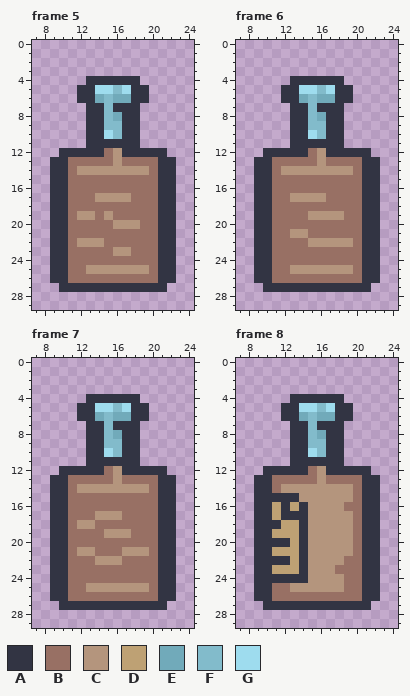
File history of a pixel-art file, assets/rum.aseprite. That is the earlier state.
32x32 pixels, 10 frames. Shown: frame 5: x 7..24, y 0..29; frame 6: x 7..24, y 0..29; frame 7: x 7..24, y 0..29; frame 8: x 7..24, y 0..29. The commit also changed other frames, which this record leaves out.
Palette (. is transparent): A #323443  B #987064  C #b4957d  D #bea174  E #71aaba  F #82bbcb  G #9edcee
Pixels before, frame 5, first column x 9:
 4 ....AAAAAA....
 5 ...AAGGFGAA...
 6 ...AAEFEEAA...
 7 ....AAFAAA....
 8 ....AAFEAA....
 9 ....AAFFAA....
10 ....AAGFAA....
11 ....AAAAAA....
12 .AAAAABCAAAAA.
13 AABBBBBCBBBBAA
14 AABCCCCCCCCBAA
15 AABBBBBBBBBBAA
16 AABBBBBBBBBBAA
17 AABBBCCCCBBBAA
18 AABBBBBBBBBBAA
19 AABCCBCBBBBBAA
20 AABBBBBCCCBBAA
21 AABBBBBBBBBBAA
22 AABCCCBBBBBBAA
23 AABBBBBCCBBBAA
24 AABBBBBBBBBBAA
25 AABBCCCCCCCBAA
26 AABBBBBBBBBBAA
27 .AAAAAAAAAAAA.
Pixels before, frame 6, first column x 9:
 4 ....AAAAAA....
 5 ...AAGGFGAA...
 6 ...AAEFEEAA...
 7 ....AAFAAA....
 8 ....AAFEAA....
 9 ....AAFFAA....
10 ....AAGFAA....
11 ....AAAAAA....
12 .AAAAABCAAAAA.
13 AABBBBBCBBBBAA
14 AABCCCCCCCCBAA
15 AABBBBBBBBBBAA
16 AABBBBBBBBBBAA
17 AABBCCCCBBBBAA
18 AABBBBBBBBBBAA
19 AABBBBCCCCBBAA
20 AABBBBBBBBBBAA
21 AABBCCBBBBBBAA
22 AABBBBCCCCCBAA
23 AABBBBBBBBBBAA
24 AABBBBBBBBBBAA
25 AABBCCCCCCCBAA
26 AABBBBBBBBBBAA
27 .AAAAAAAAAAAA.
Pixels before, frame 7, first column x 9:
 4 ....AAAAAA....
 5 ...AAGGFGAA...
 6 ...AAEFEEAA...
 7 ....AAFAAA....
 8 ....AAFEAA....
 9 ....AAFFAA....
10 ....AAGFAA....
11 ....AAAAAA....
12 .AAAAABCAAAAA.
13 AABBBBBCBBBBAA
14 AABCCCCCCCCBAA
15 AABBBBBBBBBBAA
16 AABBBBBBBBBBAA
17 AABBBCCCBBBBAA
18 AABCCBBBBBBBAA
19 AABBBBCCCBBBAA
20 AABBBBBBBBBBAA
21 AABCCBBBCCCBAA
22 AABBBCCCBBBBAA
23 AABBBBBBBBBBAA
24 AABBBBBBBBBBAA
25 AABBCCCCCCCBAA
26 AABBBBBBBBBBAA
27 .AAAAAAAAAAAA.
Pixels before, frame 8, first column x 9:
 4 ....AAAAAA....
 5 ...AAGGFGAA...
 6 ...AAEFEEAA...
 7 ....AAFAAA....
 8 ....AAFEAA....
 9 ....AAFFAA....
10 ....AAGFAA....
11 ....AAAAAA....
12 .AAAAABCAAAAA.
13 AABBBBBCBBBBAA
14 AABCCCCCCCCBAA
15 AAAAACCCCCCBAA
16 AADADACCCCBBAA
17 AADAAACCCCCBAA
18 AAADDACCCCCBAA
19 AADDDACCCCCBAA
20 AAAADACCCCCBAA
21 AADDDACCCCCBAA
22 AAAADACCCCBBAA
23 AADDDACCCBBBAA
24 AAAAAACCCCBBAA
25 AABBCCCCCCBBAA
26 AABBBBBBBBBBAA
27 .AAAAAAAAAAAA.
The same view after the edit:
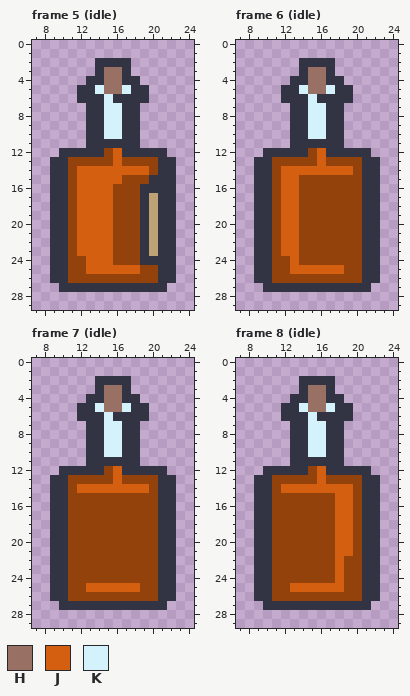
Colours new in this view: H #987064  J #d45f10  K #d3f2fb
The exact change:
colour B: #987064 -> #93420b
Frame 5 (idle):
y 2: x 14..17 .... -> AAAA
y 3: x 14..17 .... -> AHHA
y 4: x 15..16 AA -> HH
y 5: x 14..17 GGFG -> KHHK
y 6: x 14..17 EFEE -> AKAA
y 7: x 15..16 FA -> KK
y 8: x 15..16 FE -> KK
y 9: x 15..16 FF -> KK
y 10: x 15..16 GF -> KK
y 12..13: x 16 C -> J
y 14: x 12..19 CCCCCCCC -> JJJJJJJJ
y 15: x 12..16 BBBBB -> JJJJJ; x 20 B -> A
y 16: x 12..15 BBBB -> JJJJ; x 19..20 BB -> AA
y 17: x 12..17 BBCCCC -> JJJJBB; x 19..20 BB -> AD
y 18: x 12..15 BBBB -> JJJJ; x 19..20 BB -> AD
y 19: x 12..15 CCBC -> JJJJ; x 19..20 BB -> AD
y 20: x 12..20 BBBBCCCBB -> JJJJBBBAD
y 21: x 12..15 BBBB -> JJJJ; x 19..20 BB -> AD
y 22: x 12..15 CCCB -> JJJJ; x 19..20 BB -> AD
y 23: x 12..17 BBBBCC -> JJJJBB; x 19..20 BB -> AD
y 24: x 13..15 BBB -> JJJ; x 19..20 BB -> AA
y 25: x 13..19 CCCCCCC -> JJJJJJB
Frame 6 (idle):
y 2: x 14..17 .... -> AAAA
y 3: x 14..17 .... -> AHHA
y 4: x 15..16 AA -> HH
y 5: x 14..17 GGFG -> KHHK
y 6: x 14..17 EFEE -> AKAA
y 7: x 15..16 FA -> KK
y 8: x 15..16 FE -> KK
y 9: x 15..16 FF -> KK
y 10: x 15..16 GF -> KK
y 12..13: x 16 C -> J
y 14: x 12..19 CCCCCCCC -> JJJJJJJJ
y 15..16: x 12..13 BB -> JJ
y 17: x 12..16 BCCCC -> JJBBB
y 18: x 12..13 BB -> JJ
y 19: x 12..13 BB -> JJ; x 15..18 CCCC -> BBBB
y 20: x 12..13 BB -> JJ
y 21: x 12..14 BCC -> JJB
y 22: x 12..13 BB -> JJ; x 15..19 CCCCC -> BBBBB
y 23: x 12..13 BB -> JJ
y 24: x 13 B -> J
y 25: x 13..19 CCCCCCC -> JJJJJJB
Frame 7 (idle):
y 2: x 14..17 .... -> AAAA
y 3: x 14..17 .... -> AHHA
y 4: x 15..16 AA -> HH
y 5: x 14..17 GGFG -> KHHK
y 6: x 14..17 EFEE -> AKAA
y 7: x 15..16 FA -> KK
y 8: x 15..16 FE -> KK
y 9: x 15..16 FF -> KK
y 10: x 15..16 GF -> KK
y 12..13: x 16 C -> J
y 14: x 12..19 CCCCCCCC -> JJJJJJJJ
y 17: x 14..16 CCC -> BBB
y 18: x 12..13 CC -> BB
y 19: x 15..17 CCC -> BBB
y 21: x 12..13 CC -> BB; x 17..19 CCC -> BBB
y 22: x 14..16 CCC -> BBB
y 25: x 13..19 CCCCCCC -> JJJJJJB
Frame 8 (idle):
y 2: x 14..17 .... -> AAAA
y 3: x 14..17 .... -> AHHA
y 4: x 15..16 AA -> HH
y 5: x 14..17 GGFG -> KHHK
y 6: x 14..17 EFEE -> AKAA
y 7: x 15..16 FA -> KK
y 8: x 15..16 FE -> KK
y 9: x 15..16 FF -> KK
y 10: x 15..16 GF -> KK
y 12..13: x 16 C -> J
y 14: x 12..19 CCCCCCCC -> JJJJJJJJ
y 15: x 11..19 AAACCCCCC -> BBBBBBBJJ
y 16: x 11..19 DADACCCCB -> BBBBBBBJJ
y 17: x 11..19 DAAACCCCC -> BBBBBBBJJ
y 18: x 11..19 ADDACCCCC -> BBBBBBBJJ
y 19: x 11..19 DDDACCCCC -> BBBBBBBJJ
y 20: x 11..19 AADACCCCC -> BBBBBBBJJ
y 21: x 11..19 DDDACCCCC -> BBBBBBBJJ
y 22: x 11..18 AADACCCC -> BBBBBBBJ
y 23: x 11..18 DDDACCCB -> BBBBBBBJ
y 24: x 11..18 AAAACCCC -> BBBBBBBJ
y 25: x 13..18 CCCCCC -> JJJJJJ
Changed places in both pictures, as pixel boxes (x1, y1, x2, y2):
changed: (68, 58, 158, 283)
changed: (272, 58, 362, 283)
changed: (68, 376, 158, 601)
changed: (272, 376, 362, 601)
